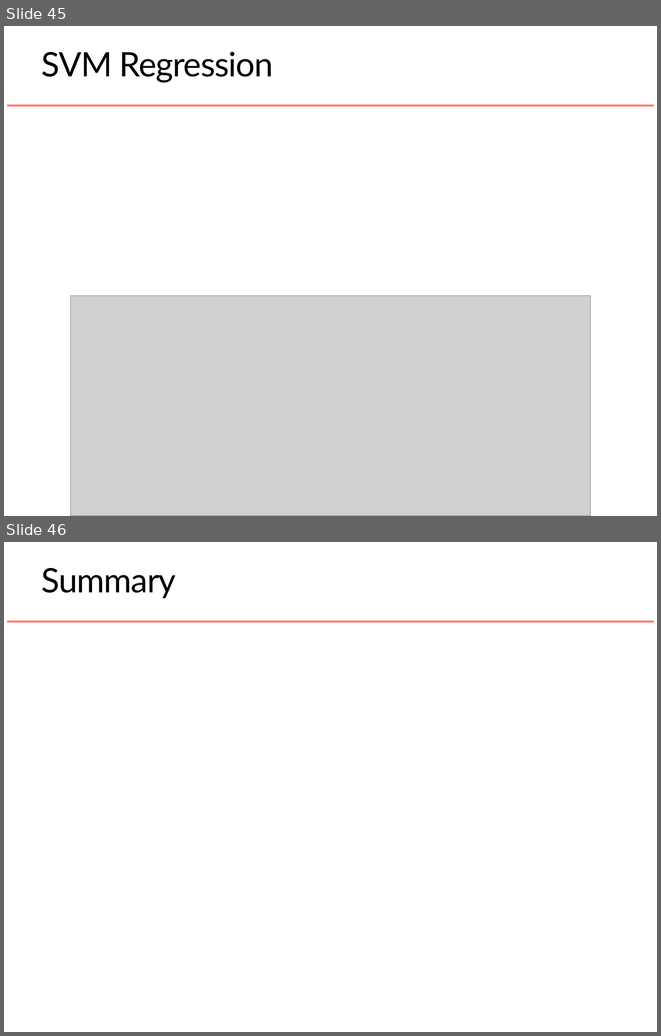
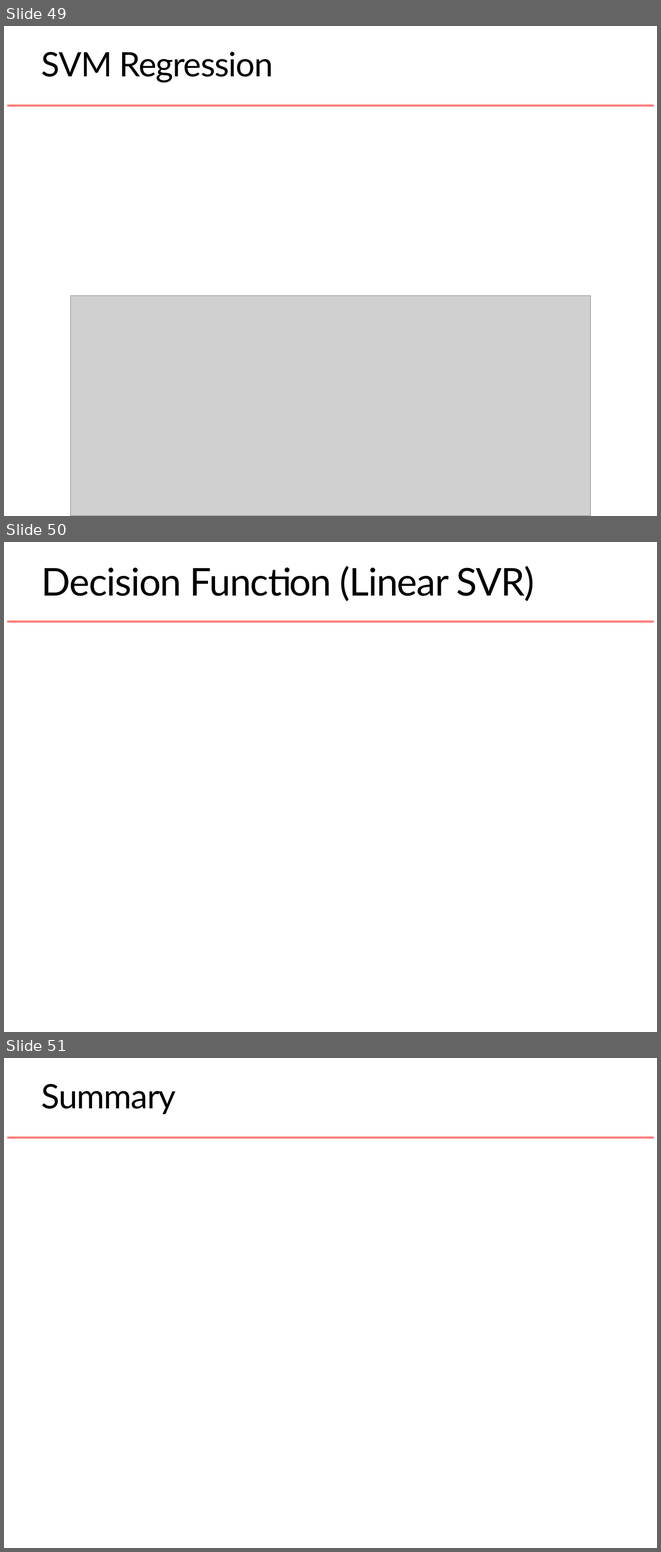
Before and after one commit to rhodes-byu/stat-486, a slide deck: slides/10-svm.pptx. Shown one above the other, each under a label of ours: slides 45 and 46 before the commit, slides 49, 50 and 51 after it. The pictures are 661x1036 and 661x1552 pixels, drawn with LibreOffice and Linux fonts; fonts in the diff are those of the drawing; grey boxes stand for pictures. Boxes give left, top, right and bottom in pixels: in the first picture for what was removed or moved away, otherwise in the second. Text is boxed around its words. In the diff, an @@ line names an element or a change of style, - is before the commit and + after.

```diff
--- a/slides/10-svm.pptx
+++ b/slides/10-svm.pptx
@@ slide 50 added at <box>4,542,657,1032</box>, background #FFFFFF; not listed: 1 template element that a slide beside it also shows @@
@@ title added at <box>42,566,535,601</box>, 60 pt, text #000000 @@
+Decision Function (Linear SVR)
@@ what was slide 45 is now slide 49 @@
@@ what was slide 46 is now slide 51 @@
```
Also in this commit, not shown: 3 slides changed, 4 other slides added, 1 other file.
